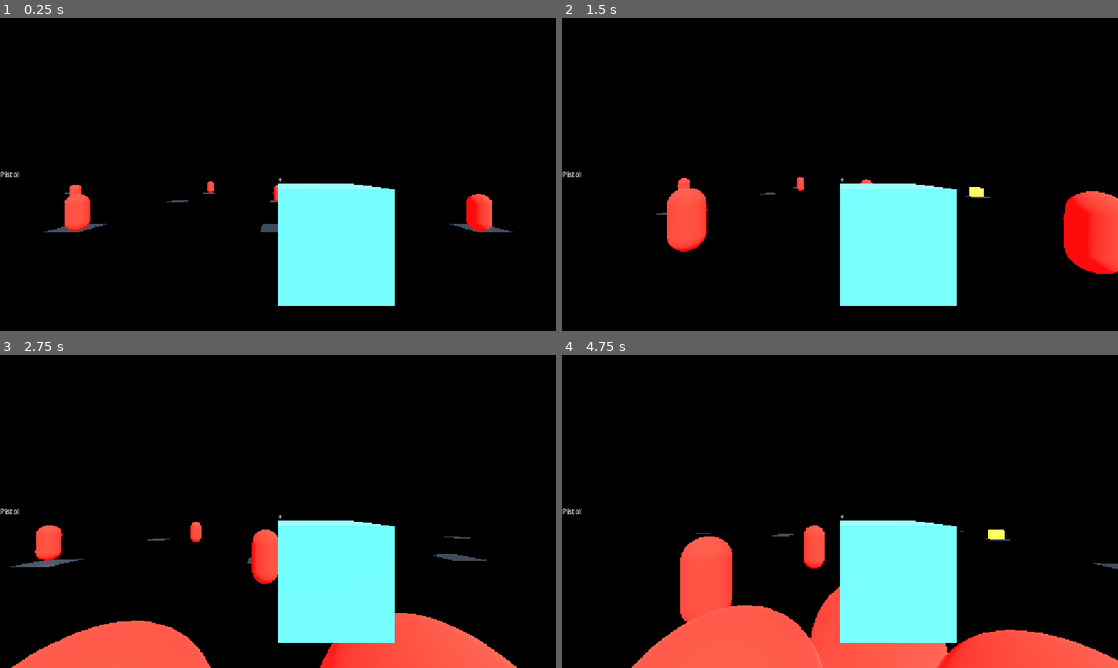
Above: before the commit, frames 1-4 (two rows, left to right).
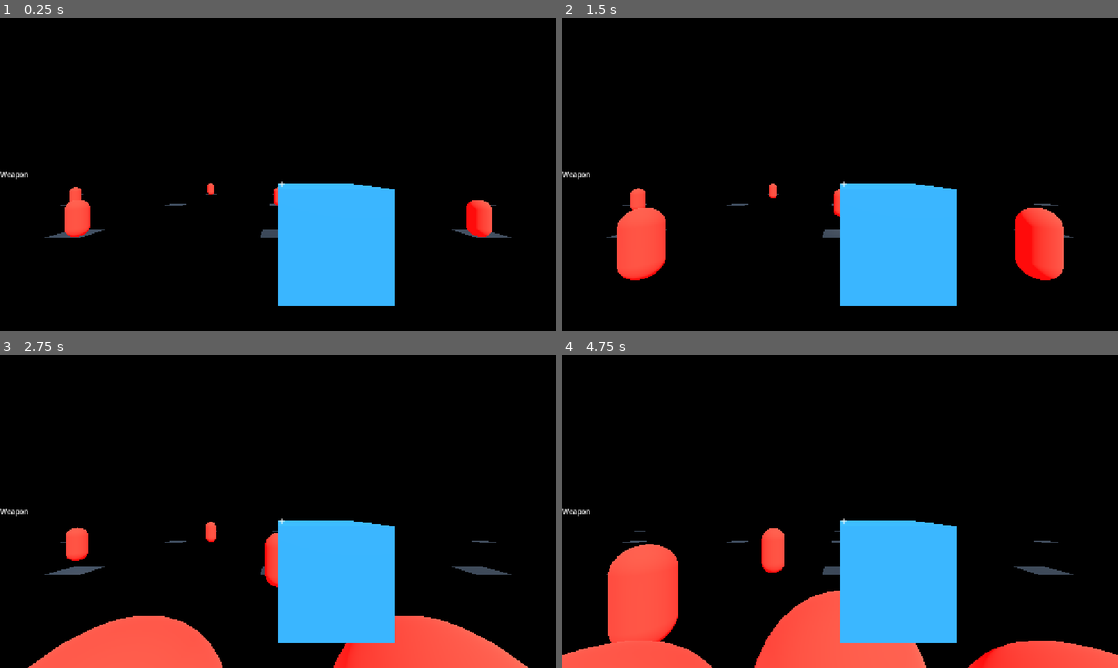
Above: after the commit, the same moments.

Repository: JustSadSock/bombastik
Game: Godot game, scene res://scenes/Main.tscn
Same seed, same stepped clock (60 frames per second), same inputs: the game is played once before the commit and once after it.
Inputs (mouse positions are in pixels of both pictures, inside the frame that each line leads up to):
- Up to frame 1 (0.25 s): no input
- Up to frame 2 (1.5 s): tap Enter at 0.5 s; move the mouse to (867, 174) at 0.52 s; move the mouse to (812, 174) at 1.27 s
- Up to frame 3 (2.75 s): move the mouse to (289, 505) at 2.02 s
- Up to frame 4 (4.75 s): move the mouse to (834, 517) at 2.77 s; move the mouse to (878, 514) at 3.52 s; move the mouse to (795, 508) at 4.27 s

The runs differ from the first frame. In frame 1, 9.2% of the frame differs, in the area x 0-93%, y 49-92%; in frame 2, 16%; in frame 3, 12%; in frame 4, 21%, in the area x 0-100%, y 49-100%.
Error after the commit: Parse Error: Invalid operands "float" and "float" for "%" operator. (res://scripts/player.gd:169)

Commit message:
Improve controls, HUD, and feedback

Diff:
--- /dev/null
+++ b/audio/fire_sine.tres
@@ -0,0 +1,5 @@
+[gd_resource type="AudioStreamSineWave" format=3]
+
+[resource]
+frequency = 520.0
+volume_db = -8.0
--- /dev/null
+++ b/audio/hurt_sine.tres
@@ -0,0 +1,5 @@
+[gd_resource type="AudioStreamSineWave" format=3]
+
+[resource]
+frequency = 240.0
+volume_db = -6.0
--- /dev/null
+++ b/audio/step_sine.tres
@@ -0,0 +1,5 @@
+[gd_resource type="AudioStreamSineWave" format=3]
+
+[resource]
+frequency = 120.0
+volume_db = -12.0
--- /dev/null
+++ b/materials/weapon_material.tres
@@ -0,0 +1,9 @@
+[gd_resource type="StandardMaterial3D" format=3]
+
+[resource]
+albedo_color = Color(0.2, 0.6, 0.9, 1)
+emission = Color(0.1, 0.4, 0.8, 1)
+emission_enabled = true
+metallic = 0.1
+roughness = 0.25
+clearcoat = 0.4
--- a/project.godot
+++ b/project.godot
@@ -20,16 +20,17 @@
 window/stretch/aspect="keep"
 
 [input]
-move_forward={"deadzone":0.1,"events":[{"type":"input_event","id":2,"physical":true,"device":0,"axis":1,"deadzone":0.5,"sensitivity":1.0,"inverted":false}]}
-move_backward={"deadzone":0.1,"events":[{"type":"input_event","id":2,"physical":true,"device":0,"axis":1,"deadzone":0.5,"sensitivity":1.0,"inverted":true}]}
-move_left={"deadzone":0.1,"events":[{"type":"input_event","id":2,"physical":true,"device":0,"axis":0,"deadzone":0.5,"sensitivity":1.0,"inverted":false}]}
-move_right={"deadzone":0.1,"events":[{"type":"input_event","id":2,"physical":true,"device":0,"axis":0,"deadzone":0.5,"sensitivity":1.0,"inverted":true}]}
-jump={"deadzone":0.1,"events":[{"type":"key","scancode":32},{"type":"joy_button","index":0}]}
+move_forward={"deadzone":0.1,"events":[{"type":"key","keycode":87,"physical":true},{"type":"input_event","id":2,"physical":true,"device":0,"axis":1,"deadzone":0.5,"sensitivity":1.0,"inverted":false}]}
+move_backward={"deadzone":0.1,"events":[{"type":"key","keycode":83,"physical":true},{"type":"input_event","id":2,"physical":true,"device":0,"axis":1,"deadzone":0.5,"sensitivity":1.0,"inverted":true}]}
+move_left={"deadzone":0.1,"events":[{"type":"key","keycode":65,"physical":true},{"type":"input_event","id":2,"physical":true,"device":0,"axis":0,"deadzone":0.5,"sensitivity":1.0,"inverted":false}]}
+move_right={"deadzone":0.1,"events":[{"type":"key","keycode":68,"physical":true},{"type":"input_event","id":2,"physical":true,"device":0,"axis":0,"deadzone":0.5,"sensitivity":1.0,"inverted":true}]}
+jump={"deadzone":0.1,"events":[{"type":"key","keycode":32,"physical":true},{"type":"joy_button","index":0}]}
 fire={"deadzone":0.1,"events":[{"type":"mouse_button","index":1}]}
-switch_next={"deadzone":0.1,"events":[{"type":"key","scancode":81}]}
-switch_prev={"deadzone":0.1,"events":[{"type":"key","scancode":69}]}
-sprint={"deadzone":0.1,"events":[{"type":"key","scancode":16777237}]}
-interact={"deadzone":0.1,"events":[{"type":"key","scancode":70}]}
+switch_next={"deadzone":0.1,"events":[{"type":"key","keycode":81,"physical":true}]}
+switch_prev={"deadzone":0.1,"events":[{"type":"key","keycode":69,"physical":true}]}
+sprint={"deadzone":0.1,"events":[{"type":"key","keycode":16777237,"physical":true},{"type":"key","keycode":4194310,"physical":true}]}
+crouch={"deadzone":0.1,"events":[{"type":"key","keycode":16777238,"physical":true},{"type":"key","keycode":67,"physical":true}]}
+interact={"deadzone":0.1,"events":[{"type":"key","keycode":70,"physical":true}]}
 
 [physics]
 common/physics_fps=120
--- a/scenes/HUD.tscn
+++ b/scenes/HUD.tscn
@@ -39,4 +39,20 @@
 anchor_bottom = 0.5
 position = Vector2(0, 0)
 text = "+"
-label_settings = null
+horizontal_alignment = 1
+vertical_alignment = 1
+theme_override_colors/font_color = Color(1, 1, 1, 0.9)
+theme_override_font_sizes/font_size = 28
+
+[node name="DamageFlash" type="ColorRect" parent="."]
+anchors_preset = 15
+anchor_left = 0.0
+anchor_top = 0.0
+anchor_right = 1.0
+anchor_bottom = 1.0
+offset_left = 0.0
+offset_top = 0.0
+offset_right = 0.0
+offset_bottom = 0.0
+color = Color(1, 0, 0, 0.0)
+mouse_filter = 2
--- a/scenes/Player.tscn
+++ b/scenes/Player.tscn
@@ -1,9 +1,14 @@
-[gd_scene load_steps=7 format=3]
+
+[gd_scene load_steps=10 format=3]
 
 [ext_resource type="Script" path="res://scripts/player.gd" id="1"]
 [ext_resource type="Material" path="res://materials/player_material.tres" id="2"]
 [ext_resource type="PackedScene" path="res://scenes/Projectile.tscn" id="3"]
 [ext_resource type="PackedScene" path="res://scenes/Explosion.tscn" id="4"]
+[ext_resource type="AudioStream" path="res://audio/fire_sine.tres" id="5"]
+[ext_resource type="AudioStream" path="res://audio/hurt_sine.tres" id="6"]
+[ext_resource type="AudioStream" path="res://audio/step_sine.tres" id="7"]
+[ext_resource type="Material" path="res://materials/weapon_material.tres" id="8"]
 
 [sub_resource type="CapsuleShape3D" id="1"]
 
@@ -37,4 +42,22 @@
 [node name="WeaponMesh" type="MeshInstance3D" parent="Head"]
 transform = Transform3D(0.4, 0, 0, 0, 0.4, 0, 0, 0, 0.4, 0.2, -0.25, -0.7)
 mesh = SubResource( 3 )
-material_override = ExtResource( 2 )
+material_override = ExtResource( 8 )
+
+[node name="FireAudio" type="AudioStreamPlayer3D" parent="Head"]
+stream = ExtResource( 5 )
+bus = "Master"
+unit_size = 4.0
+unit_db = -8.0
+
+[node name="HurtAudio" type="AudioStreamPlayer3D" parent="Head"]
+stream = ExtResource( 6 )
+bus = "Master"
+unit_size = 4.0
+unit_db = -8.0
+
+[node name="StepAudio" type="AudioStreamPlayer3D" parent="Head"]
+stream = ExtResource( 7 )
+bus = "Master"
+unit_size = 4.0
+unit_db = -10.0
--- a/scripts/hud.gd
+++ b/scripts/hud.gd
@@ -4,6 +4,7 @@
 @onready var cooldown_bar: TextureProgressBar = $MarginContainer/VBoxContainer/CooldownBar
 @onready var health_bar: TextureProgressBar = $MarginContainer/VBoxContainer/HealthBar
 @onready var crosshair: Label = $Crosshair
+@onready var damage_flash: ColorRect = $DamageFlash
 
 func _ready():
     add_to_group("hud")
@@ -21,3 +22,10 @@
 func update_health(current: float, max_health: float):
     health_bar.max_value = max_health
     health_bar.value = current
+
+func flash_damage():
+    if damage_flash == null:
+        return
+    damage_flash.modulate.a = 0.6
+    var tween = create_tween()
+    tween.tween_property(damage_flash, "modulate:a", 0.0, 0.4)
--- a/scripts/player.gd
+++ b/scripts/player.gd
@@ -7,8 +7,12 @@
 
 @export var speed := 10.0
 @export var sprint_multiplier := 1.6
+@export var crouch_multiplier := 0.6
 @export var jump_velocity := 4.5
 @export var camera_sensitivity := 0.002
+@export var head_bob_speed := 7.5
+@export var head_bob_amount := 0.045
+@export var camera_shake := 0.08
 @export var projectile_scene: PackedScene = DEFAULT_PROJECTILE_SCENE
 @export var explosion_scene: PackedScene = DEFAULT_EXPLOSION_SCENE
 @export var max_health := 100.0
@@ -18,10 +22,18 @@
 var cooldown := 0.0
 var rng := RandomNumberGenerator.new()
 var health := 100.0
+var bob_time := 0.0
+var damage_shake_time := 0.0
+var weapon_rest_position := Vector3.ZERO
 
 @onready var head: Node3D = $Head
 @onready var camera: Camera3D = $Head/Camera3D
 @onready var muzzle: Marker3D = $Head/Muzzle
+@onready var weapon_mesh: MeshInstance3D = $Head/WeaponMesh
+@onready var fire_audio: AudioStreamPlayer3D = $Head/FireAudio
+@onready var hurt_audio: AudioStreamPlayer3D = $Head/HurtAudio
+@onready var step_audio: AudioStreamPlayer3D = $Head/StepAudio
+@onready var collision_shape: CollisionShape3D = $CollisionShape3D
 
 func _ready():
     rng.randomize()
@@ -29,6 +41,7 @@
     projectile_scene = projectile_scene if projectile_scene else DEFAULT_PROJECTILE_SCENE
     explosion_scene = explosion_scene if explosion_scene else DEFAULT_EXPLOSION_SCENE
     Input.set_mouse_mode(Input.MOUSE_MODE_CAPTURED)
+    weapon_rest_position = weapon_mesh.position
     update_hud()
 
 func set_weapons(list: Array):
@@ -49,12 +62,17 @@
         velocity.y -= gravity * delta
     var input_dir = Input.get_vector("move_left", "move_right", "move_forward", "move_backward")
     var direction = (transform.basis * Vector3(input_dir.x, 0, input_dir.y)).normalized()
-    var target_speed = speed * (sprint_multiplier if Input.is_action_pressed("sprint") else 1.0)
+    var is_crouching = Input.is_action_pressed("crouch")
+    var target_speed = speed * (sprint_multiplier if Input.is_action_pressed("sprint") and not is_crouching else 1.0)
+    if is_crouching:
+        target_speed *= crouch_multiplier
     velocity.x = direction.x * target_speed
     velocity.z = direction.z * target_speed
     if Input.is_action_just_pressed("jump") and is_on_floor():
         velocity.y = jump_velocity
     move_and_slide()
+    apply_crouch(delta, is_crouching)
+    apply_headbob(delta, direction)
 
 func _process(delta):
     if cooldown > 0.0:
@@ -86,6 +104,9 @@
         var dir = -head.global_transform.basis.z
         dir = (dir + Vector3(rng.randf_range(-spread, spread), rng.randf_range(-spread, spread), rng.randf_range(-spread, spread))).normalized()
         spawn_projectile(dir, data)
+    if fire_audio:
+        fire_audio.play()
+    apply_recoil()
     update_hud()
 
 func spawn_projectile(direction: Vector3, weapon_data: Dictionary):
@@ -119,8 +140,45 @@
 func take_damage(amount: float):
     health = clamp(health - amount, 0.0, max_health)
     update_hud()
+    damage_shake_time = 0.25
+    if hurt_audio:
+        hurt_audio.play()
+    var hud = get_tree().get_first_node_in_group("hud")
+    if hud and hud.has_method("flash_damage"):
+        hud.flash_damage()
     if health <= 0:
         die()
 
 func die():
     queue_free()
+
+func apply_crouch(delta: float, is_crouching: bool):
+    var target_height = 1.0 if is_crouching else 1.5
+    head.position.y = lerp(head.position.y, target_height, 10.0 * delta)
+    var shape: CapsuleShape3D = collision_shape.shape
+    if shape:
+        shape.height = lerp(shape.height, 1.2 if is_crouching else 1.8, 8.0 * delta)
+
+func apply_headbob(delta: float, direction: Vector3):
+    var horizontal_speed = Vector2(velocity.x, velocity.z).length()
+    if is_on_floor() and horizontal_speed > 0.5:
+        bob_time += delta * head_bob_speed * clamp(horizontal_speed / speed, 0.6, 2.0)
+        var bob_offset = sin(bob_time) * head_bob_amount
+        weapon_mesh.position = weapon_mesh.position.lerp(weapon_rest_position + Vector3(0, bob_offset, 0), 10.0 * delta)
+        weapon_mesh.rotation.z = lerp(weapon_mesh.rotation.z, sin(bob_time * 2.0) * head_bob_amount * 2.5, 8.0 * delta)
+        if step_audio and not step_audio.playing and bob_time % PI < 0.1:
+            step_audio.play()
+    else:
+        bob_time = 0.0
+        weapon_mesh.position = weapon_mesh.position.lerp(weapon_rest_position, 10.0 * delta)
+        weapon_mesh.rotation.z = lerp(weapon_mesh.rotation.z, 0.0, 10.0 * delta)
+
+    if damage_shake_time > 0.0:
+        damage_shake_time = max(0.0, damage_shake_time - delta)
+        var shake_strength = camera_shake * (damage_shake_time / 0.25)
+        camera.translation = Vector3(randf_range(-shake_strength, shake_strength), randf_range(-shake_strength, shake_strength), 0)
+    else:
+        camera.translation = camera.translation.lerp(Vector3.ZERO, 12.0 * delta)
+
+func apply_recoil():
+    head.rotation.x = clamp(head.rotation.x - 0.01, deg_to_rad(-80), deg_to_rad(80))
